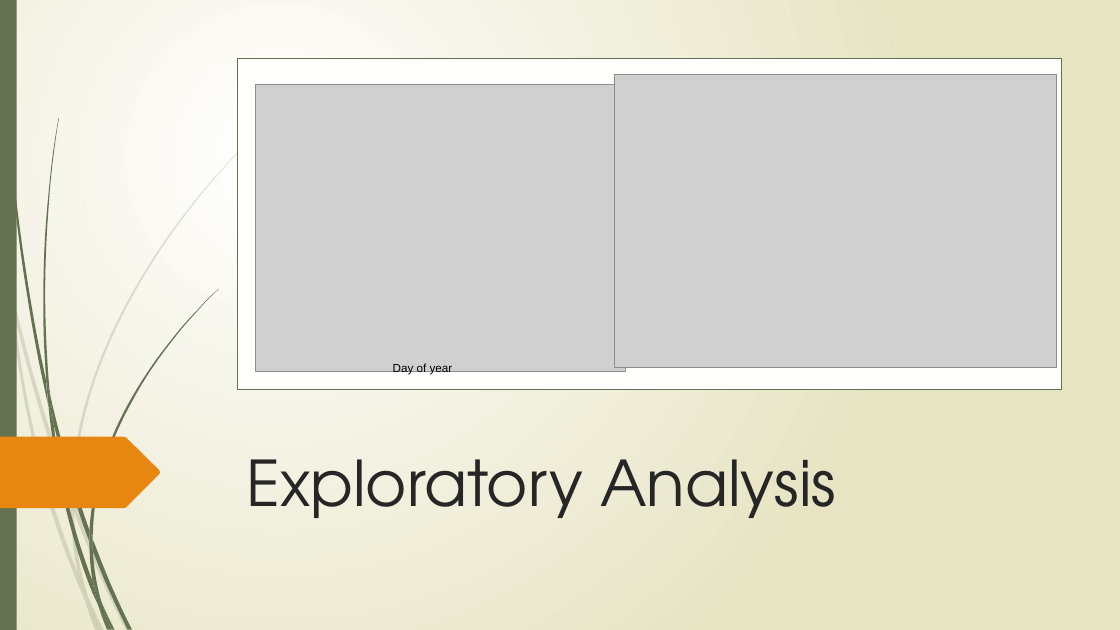
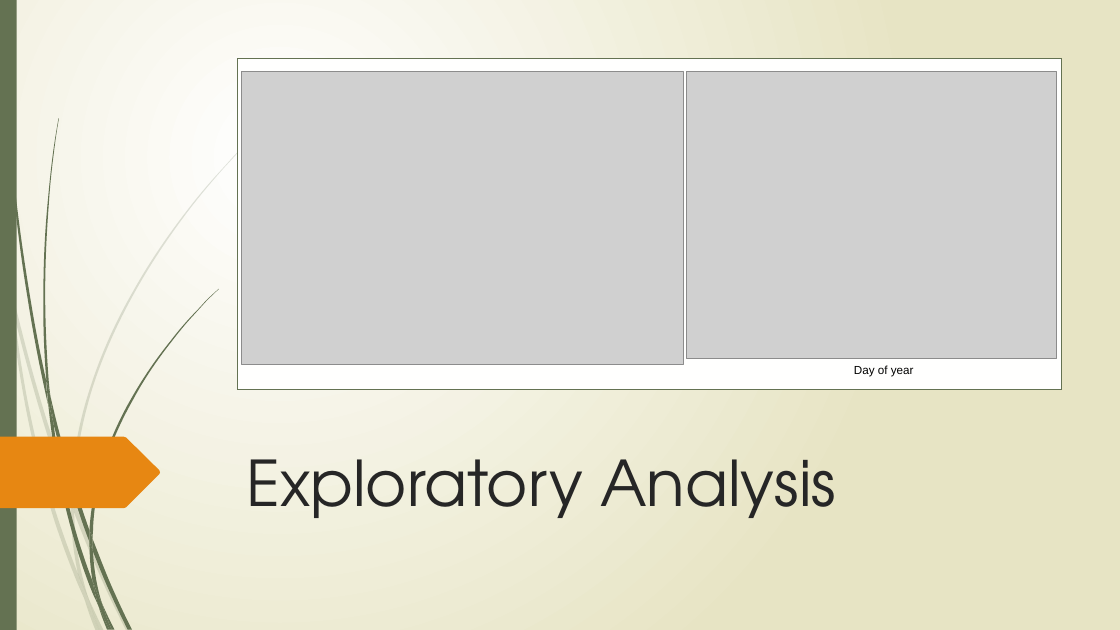
Before and after one commit to forkhala/Hydrologic_Data_Analysis_Final_Proj, a slide deck: slide 6 of TeamDocs/Examining the Hydrologic Properties of the Missouri River.pptx. Drawn at 1120x630 pixels with LibreOffice and Linux fonts; fonts in the diff are those of the drawing; grey boxes stand for pictures. Boxes give left, top, right and bottom in pixels: in the first picture for what was removed or moved away, otherwise in the second. Text is boxed around its words. In the diff, an @@ line names an element or a change of style, - is before the commit and + after.

```diff
--- a/TeamDocs/Examining the Hydrologic Properties of the Missouri River.pptx
+++ b/TeamDocs/Examining the Hydrologic Properties of the Missouri River.pptx
@@ picture moved from (x1=615, y1=75, x2=1057, y2=367) to (x1=241, y1=71, x2=683, y2=364) @@
@@ picture moved from (x1=255, y1=85, x2=626, y2=372) to (x1=686, y1=71, x2=1057, y2=359) @@
@@ text "Day of year" moved from (x1=393, y1=363, x2=453, y2=375) to (x1=854, y1=365, x2=914, y2=377) @@
```
Also in this commit, not shown: 5 other slides changed.
